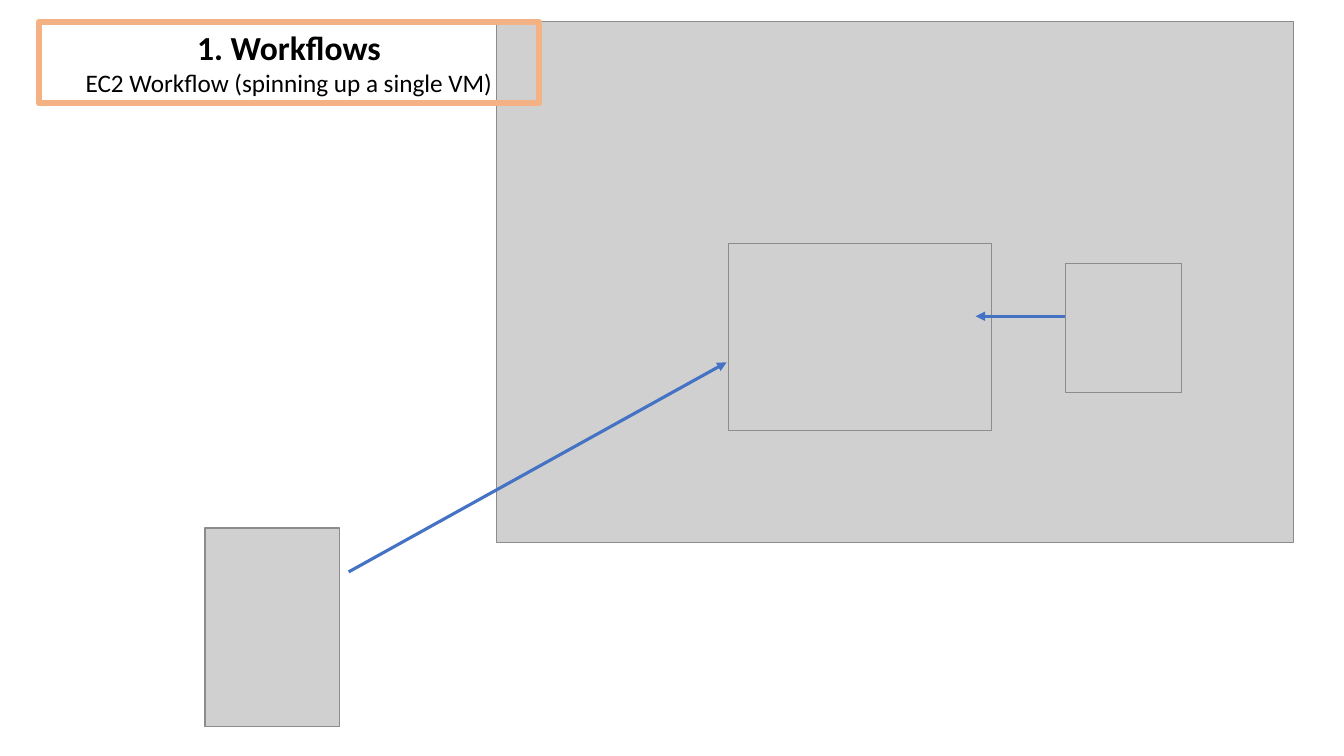
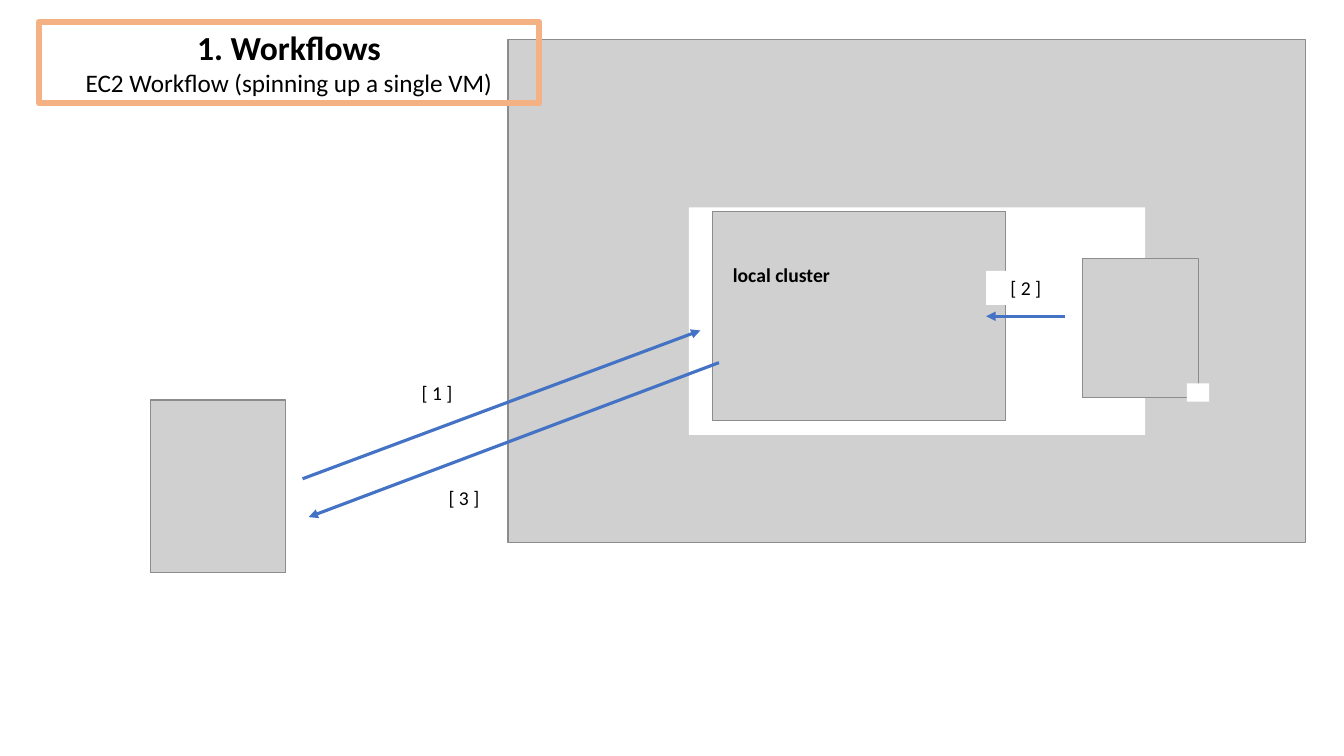
Before and after one commit to DeanHenze/cloud_earthdata, a slide deck: slide 7 of coiled/Coiled_presentation.pptx (slide 6 before the commit). Drawn at 1344x756 pixels with LibreOffice and Linux fonts; fonts in the diff are those of the drawing; grey boxes stand for pictures. Boxes give left, top, right and bottom in pixels: in the first picture for what was removed or moved away, otherwise in the second. Text is boxed around its words. In the diff, an @@ line names an element or a change of style, - is before the commit and + after.

```diff
--- a/coiled/Coiled_presentation.pptx
+++ b/coiled/Coiled_presentation.pptx
@@ picture: place and size @@
-picture at bbox=[497, 22, 1295, 543]
+picture at bbox=[508, 39, 1306, 542]
@@ rectangle added at bbox=[689, 208, 1145, 436], fill #FFFFFF @@
@@ picture: place and size @@
-picture at bbox=[729, 243, 992, 431]
+picture at bbox=[713, 212, 1005, 420]
@@ text added at bbox=[733, 268, 830, 282], 14 pt, text #000000, bold @@
+local cluster
@@ picture: place and size @@
-picture at bbox=[1066, 263, 1183, 392]
+picture at bbox=[1083, 258, 1199, 397]
@@ rectangle added at bbox=[986, 271, 1066, 306], fill #FFFFFF, 14 pt, text #000000 @@
+[ 2 ]
@@ arrow moved from (1066, 317) - (976, 317) to (1066, 317) - (986, 317) @@
@@ arrow added from (302, 479) to (701, 331), #4472C4 2.25 pt @@
@@ arrow moved from (349, 572) - (727, 362) to (719, 363) - (309, 517) @@
@@ text added at bbox=[432, 387, 442, 400], 14 pt, text #000000 @@
+[ 1 ]
@@ rectangle added at bbox=[1187, 383, 1209, 401], fill #FFFFFF @@
@@ picture: place and size @@
-picture at bbox=[205, 528, 339, 727]
+picture at bbox=[151, 400, 285, 573]
@@ text added at bbox=[459, 492, 469, 505], 14 pt, text #000000 @@
+[ 3 ]
```
Also in this commit, not shown: 20 other slides changed, 7 slides added, 9 slides removed, 3 other files.
